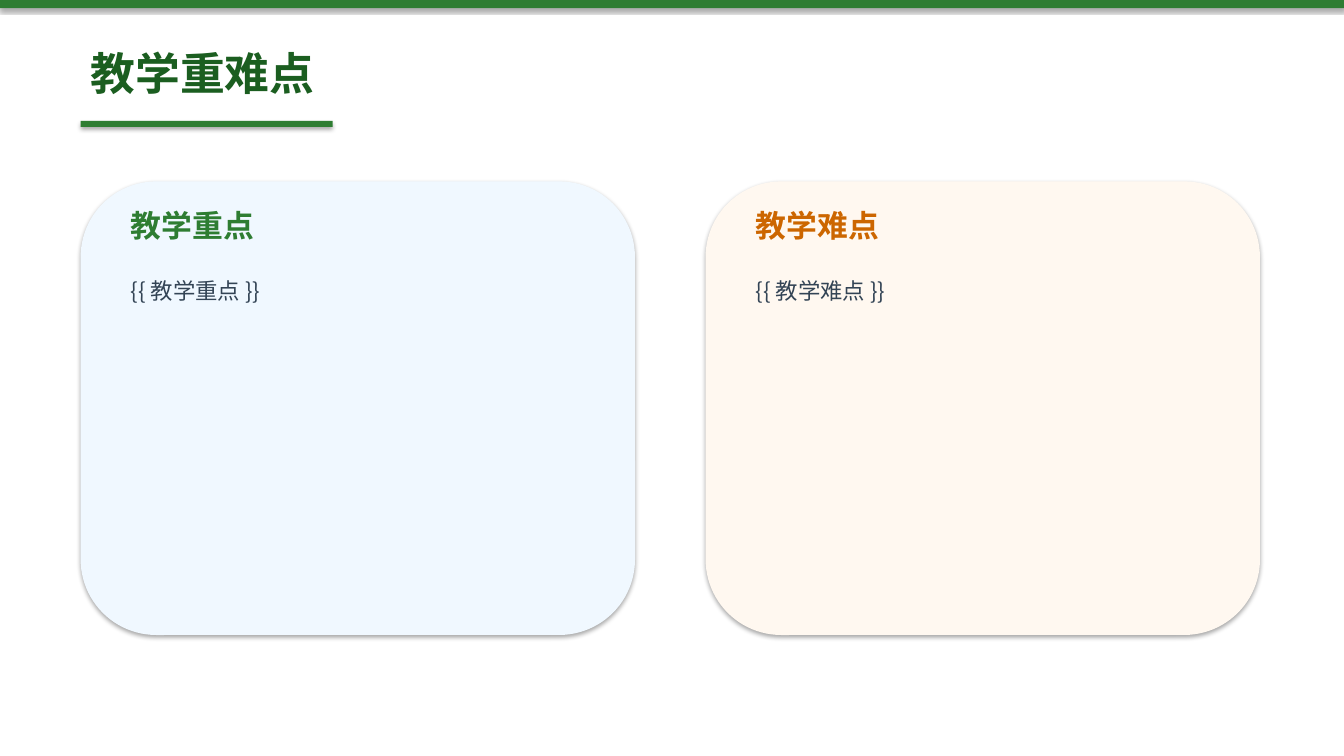
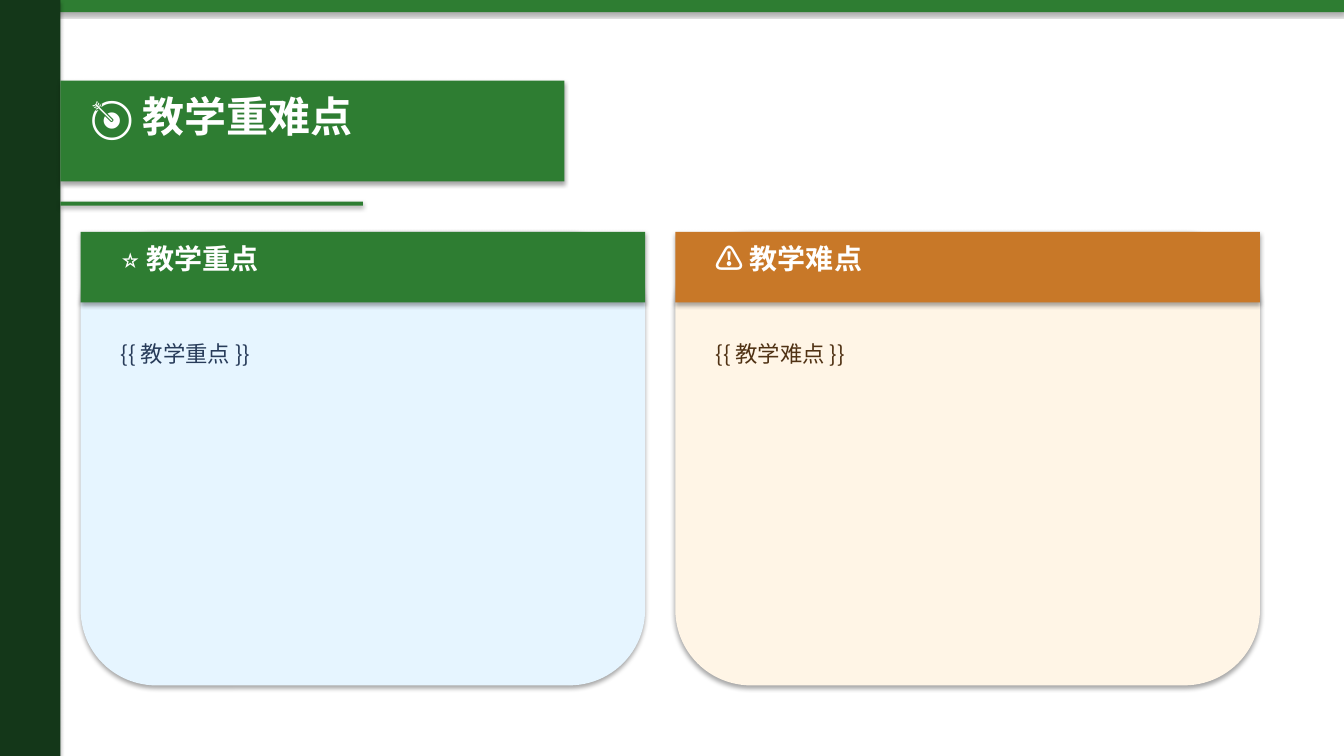
Before and after one commit to KK985956/water-intelligent-teaching, a slide deck: slide 3 of backend/data/template_water_management.pptx. Drawn at 1344x756 pixels with LibreOffice and Linux fonts; fonts in the diff are those of the drawing. Boxes give left, top, right and bottom in pixels: in the first picture for what was removed or moved away, otherwise in the second. Text is boxed around its words. In the diff, an @@ line names an element or a change of style, - is before the commit and + after.

```diff
--- a/backend/data/template_water_management.pptx
+++ b/backend/data/template_water_management.pptx
@@ rectangle: place and size @@
-rectangle at (0,0,1344,8)
+rectangle at (0,0,1344,12)
@@ rectangle added at (0,0,1344,756), fill #FFFFFF @@
@@ rectangle added at (0,0,60,756), fill #143719 @@
@@ rectangle added at (60,81,565,181), fill #2E7D32 @@
@@ text at (143,96,353,136): text changed; size 22 to 30 pt; text colour #2E7D32 to #FFFFFF @@
-教学重点
+🎯 教学重难点
@@ rectangle: place and size @@
-rectangle at (81,121,333,127)
+rectangle at (60,202,363,206)
@@ rounded rectangle removed at (81,181,635,635) @@
@@ rounded rectangle: place and size @@
-rounded rectangle at (706,181,1260,635)
+rounded rectangle at (81,232,645,686)
@@ rounded rectangle at (81,232,645,686): fill #FFF8F0 to #E6F5FF @@
@@ rectangle added at (81,232,645,302), fill #2E7D32 @@
@@ rounded rectangle added at (676,232,1260,686), fill #FFF5E6 @@
@@ rectangle added at (676,232,1260,302), fill #C87828 @@
@@ text at (146,245,258,272): text changed; size 32 to 20 pt; text colour #1B5E20 to #FFFFFF @@
-教学重难点
+⭐ 教学重点
@@ text at (750,245,862,272): text changed; size 22 to 20 pt; text colour #CC6600 to #FFFFFF @@
-教学难点
+⚠️ 教学难点
@@ text "{{ 教学重点 }}": place and size @@
-text "{{ 教学重点 }}" at (151,280,240,301)
+text "{{ 教学重点 }}" at (141,343,230,364)
@@ text "{{ 教学重点 }}" at (141,343,230,364): text colour #334455 to #283C5A; line spacing 1 to 28pt @@
@@ text "{{ 教学难点 }}": place and size @@
-text "{{ 教学难点 }}" at (776,280,865,301)
+text "{{ 教学难点 }}" at (736,343,825,364)
@@ text "{{ 教学难点 }}" at (736,343,825,364): text colour #334455 to #503214; line spacing 1 to 28pt @@
```
Also in this commit, not shown: 8 other slides changed, 3 other files.
